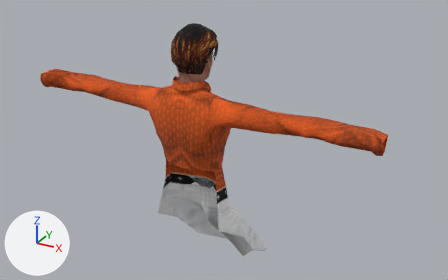
What one commit did to the glTF model site/public/outrun-2006-xbox/objects/driver-cap.glb.
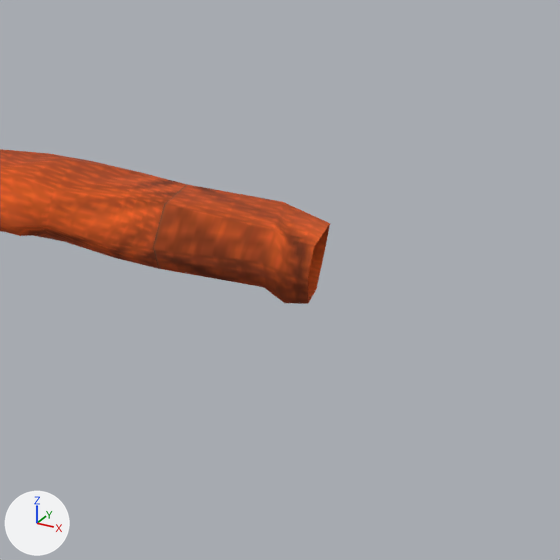
The first picture shows the older version from a 50 mm camera at (1.231, -1.975, 2.34) aimed at (0.006, 0.251, 1.226). The close-ups show the older and then the newer version on the part from 67% to 100% of the width and 27% to 79% of the height of that picture. Only the edits that show in the close-ups are written down. Lighting does not change. The marker at lower left points along +X, +Y and +Z. Where no turn or scale is listed for an object, it has been applied to the vertices.

Names of what the first close-up shows: 'hiji_r_jnt', 'skin_4', 'skin_5'.
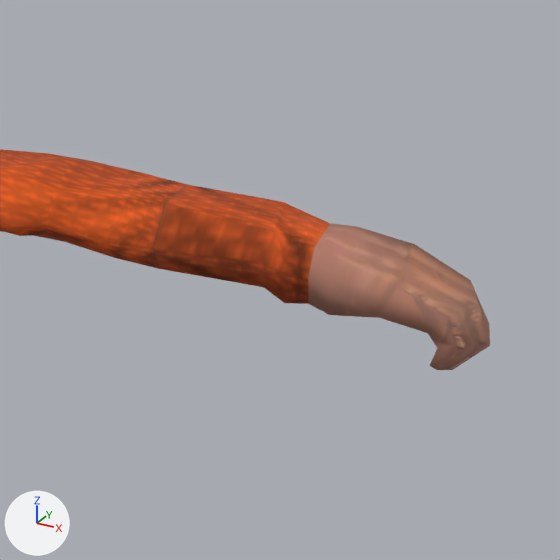
Boxes (x1, y1, x2, y2) around the edits, measured in the close-ups (560 x 560 px):
'te_r', added (brown)
    after: (308, 223, 490, 370)

What changed in the scene script:
```text
Add me_te_r:
    me_te_r.from_pydata(...)  # 46 vertices, 84 faces; spans x 0.016..0.175, y -0.046..0.07, z -0.087..0.023
    me_te_r.materials.append(mat_material_16)
Add ob_te_r:
    ob_te_r = bpy.data.objects.new('te_r', me_te_r)
    ob_te_r.location = (0.756, 0.0, 1.473)
```
